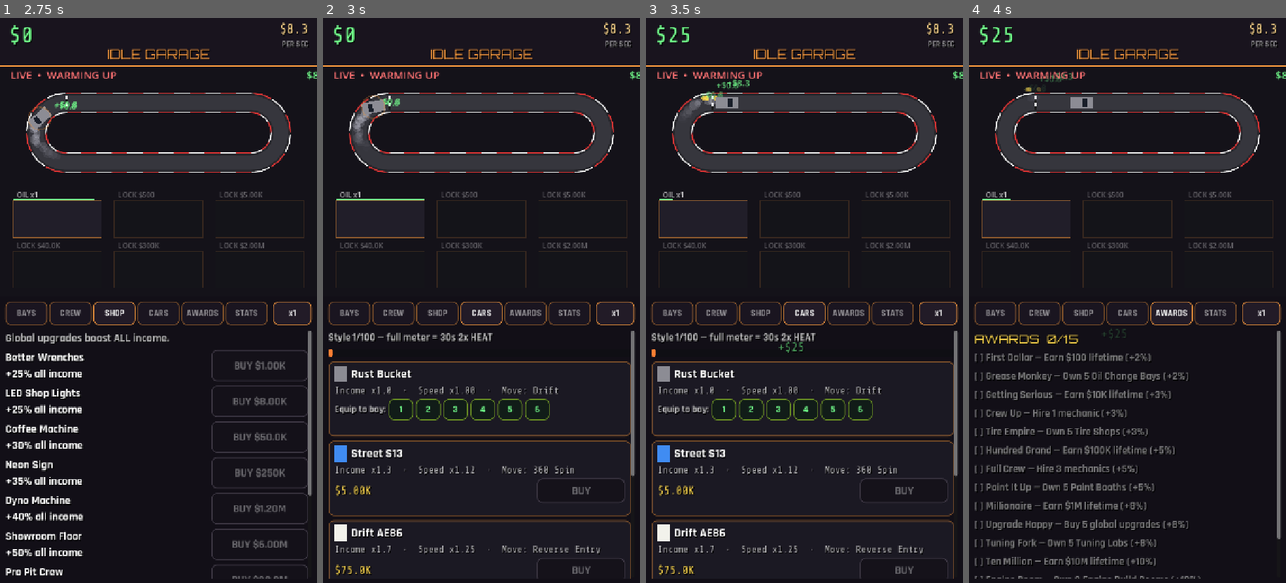
Above: before the commit, frames 1-4 (left to right).
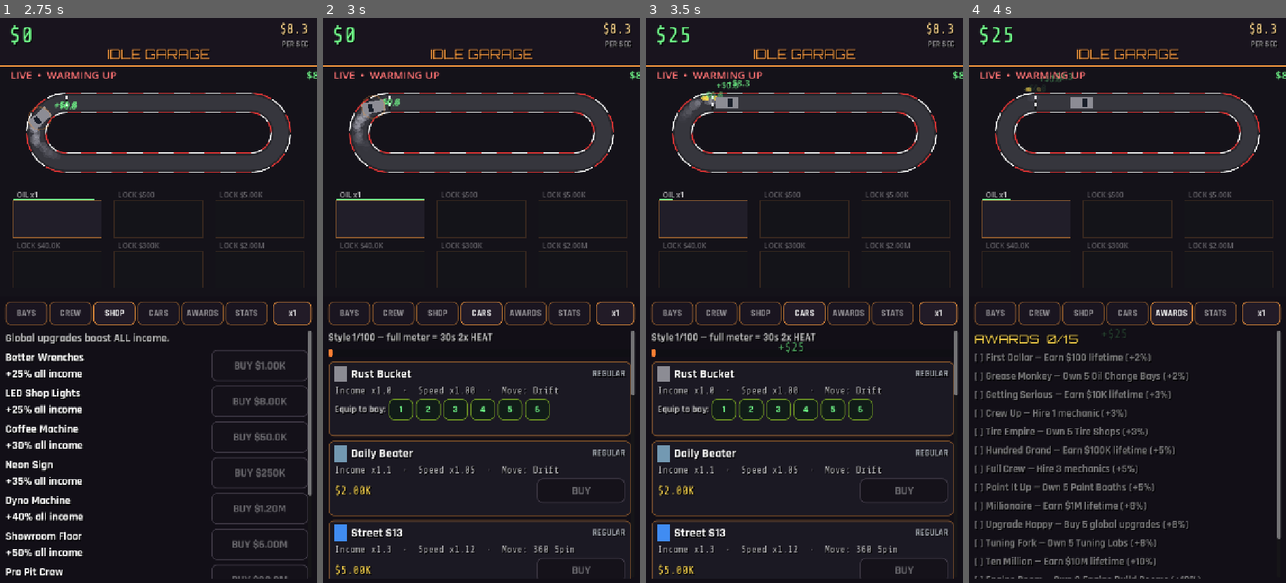
Above: after the commit, the same moments.

Repository: Thefreatbandz/idle-garage
Game: Godot game, scene res://scenes/main.tscn
The game is run twice, just before and just after one commit, with the same random seed, the same clock (stepped at 60 frames per second) and the same inputs.
Inputs:
- Up to frame 1 (2.75 s): click "BAYS" at 0.5 s; click "CREW" at 1.25 s; click "SHOP" at 2 s
- Up to frame 2 (3 s): click "CARS" at 2.75 s
- Up to frame 3 (3.5 s): no input
- Up to frame 4 (4 s): click "AWARDS" at 3.5 s

Frame 1 is identical in both runs. In frame 2, 1.4% of the frame differs, in the area x 3-99%, y 62-99%; in frame 3, 1.4%; in frame 4, nothing differs.

Commit message:
v5: button affordablity fix, 12 cars (4 rarities), liveries, rarity glow

Diff:
--- a/scripts/economy.gd
+++ b/scripts/economy.gd
@@ -39,15 +39,35 @@
 const COST_GROWTH := 1.15
 const MILESTONE_BONUS := 2.0  # x2 at 25/50/100/200 owned
 
-# Showroom cars: {name, cost, income (mult), speed (mult), style (pts/sec), move, color}
-# move: "drift" (normal), "spin" (360), "reverse" (reverse entry), "wall" (wall tap)
+# Showroom cars: {name, cost, income (mult), speed (mult), style (pts/sec), move, color, livery, rarity}
+# rarity: "regular" (+income), "rare" (+income/speed), "exotic" (+income/style),
+#         "legendary" (+income/speed/style, unique moves)
+# livery: "plain", "stripe", "number", "twotone"
 const CARS := [
-	{"name": "Rust Bucket", "cost": 0.0, "income": 1.0, "speed": 1.0, "style": 1.0, "move": "drift", "color": Color(0.55, 0.55, 0.58)},
-	{"name": "Street S13", "cost": 5000.0, "income": 1.3, "speed": 1.12, "style": 1.4, "move": "spin", "color": Color(0.25, 0.55, 0.95)},
-	{"name": "Drift AE86", "cost": 75000.0, "income": 1.7, "speed": 1.25, "style": 2.0, "move": "reverse", "color": Color(0.95, 0.95, 0.92)},
-	{"name": "Pro FD3S", "cost": 800000.0, "income": 2.2, "speed": 1.4, "style": 2.8, "move": "wall", "color": Color(0.95, 0.30, 0.25)},
-	{"name": "Legend R34", "cost": 8000000.0, "income": 3.0, "speed": 1.6, "style": 4.0, "move": "spin", "color": Color(0.35, 0.45, 0.95)},
+	# REGULAR — honest income
+	{"name": "Rust Bucket", "cost": 0.0, "income": 1.0, "speed": 1.0, "style": 1.0, "move": "drift", "color": Color(0.55, 0.55, 0.58), "livery": "plain", "rarity": "regular"},
+	{"name": "Daily Beater", "cost": 2000.0, "income": 1.15, "speed": 1.05, "style": 1.1, "move": "drift", "color": Color(0.45, 0.60, 0.70), "livery": "plain", "rarity": "regular"},
+	{"name": "Street S13", "cost": 5000.0, "income": 1.3, "speed": 1.12, "style": 1.4, "move": "spin", "color": Color(0.25, 0.55, 0.95), "livery": "stripe", "rarity": "regular"},
+	# RARE — income + speed
+	{"name": "Drift AE86", "cost": 75000.0, "income": 1.7, "speed": 1.25, "style": 2.0, "move": "reverse", "color": Color(0.95, 0.95, 0.92), "livery": "twotone", "rarity": "rare"},
+	{"name": "Turbo FC", "cost": 200000.0, "income": 1.9, "speed": 1.32, "style": 2.2, "move": "spin", "color": Color(0.90, 0.55, 0.20), "livery": "stripe", "rarity": "rare"},
+	{"name": "Grip R32", "cost": 400000.0, "income": 2.0, "speed": 1.38, "style": 2.4, "move": "reverse", "color": Color(0.30, 0.35, 0.45), "livery": "number", "rarity": "rare"},
+	# EXOTIC — income + style (faster HEAT)
+	{"name": "Pro FD3S", "cost": 800000.0, "income": 2.2, "speed": 1.4, "style": 2.8, "move": "wall", "color": Color(0.95, 0.30, 0.25), "livery": "number", "rarity": "exotic"},
+	{"name": "Carbon Supra", "cost": 2000000.0, "income": 2.5, "speed": 1.45, "style": 3.2, "move": "spin", "color": Color(0.20, 0.20, 0.22), "livery": "stripe", "rarity": "exotic"},
+	{"name": "Widebody NSX", "cost": 4000000.0, "income": 2.7, "speed": 1.5, "style": 3.5, "move": "reverse", "color": Color(0.95, 0.75, 0.20), "livery": "twotone", "rarity": "exotic"},
+	# LEGENDARY — everything, unique moves
+	{"name": "Legend R34", "cost": 8000000.0, "income": 3.0, "speed": 1.6, "style": 4.0, "move": "spin", "color": Color(0.35, 0.45, 0.95), "livery": "number", "rarity": "legendary"},
+	{"name": "Midnight S15", "cost": 15000000.0, "income": 3.5, "speed": 1.7, "style": 4.5, "move": "wall", "color": Color(0.15, 0.10, 0.35), "livery": "stripe", "rarity": "legendary"},
+	{"name": "Godzilla R35", "cost": 30000000.0, "income": 4.0, "speed": 1.8, "style": 5.0, "move": "spin", "color": Color(0.90, 0.90, 0.92), "livery": "number", "rarity": "legendary"},
 ]
+
+const RARITY_COLORS := {
+	"regular": Color(0.60, 0.62, 0.65),
+	"rare": Color(0.65, 0.40, 0.95),
+	"exotic": Color(1.0, 0.75, 0.25),
+	"legendary": Color(1.0, 0.35, 0.45),
+}
 
 # Achievements: {name, desc, kind, target, bonus}
 # kind: "lifetime" (earn X lifetime), "owned" (own X of generator idx),
--- a/scripts/main.gd
+++ b/scripts/main.gd
@@ -13,7 +13,7 @@
 var stars := 0  # prestige: reputation stars
 var prestige_count := 0
 var achievements := []  # unlocked indices into Economy.ACHIEVEMENTS
-var cars_owned := [true, false, false, false, false]
+var cars_owned := [true, false, false, false, false, false, false, false, false, false, false, false]
 var cars_equipped := [0, 0, 0, 0, 0, 0]  # car index per generator bay
 var style_meter := 0.0  # 0..100, fills from drifting
 var heat_timer := 0.0  # >0 = 2x HEAT bonus active
@@ -259,8 +259,8 @@
 	stars = int(d.get("stars", 0))
 	prestige_count = int(d.get("prestige_count", 0))
 	achievements = d.get("achievements", [])
-	var co: Array = d.get("cars_owned", [true, false, false, false, false])
-	for i in range(5):
+	var co: Array = d.get("cars_owned", [true, false, false, false, false, false, false, false, false, false, false, false])
+	for i in range(12):
 		cars_owned[i] = bool(co[i]) if i < co.size() else (i == 0)
 	var ce: Array = d.get("cars_equipped", [0, 0, 0, 0, 0, 0])
 	for i in range(6):
--- a/scripts/race_preview.gd
+++ b/scripts/race_preview.gd
@@ -59,6 +59,18 @@
 		var car: Dictionary = Economy.CARS[int(game.cars_equipped[i])]
 		return String(car["move"])
 	return "drift"
+
+func _car_livery(i: int) -> String:
+	if game:
+		var car: Dictionary = Economy.CARS[int(game.cars_equipped[i])]
+		return String(car["livery"])
+	return "plain"
+
+func _car_rarity(i: int) -> String:
+	if game:
+		var car: Dictionary = Economy.CARS[int(game.cars_equipped[i])]
+		return String(car["rarity"])
+	return "regular"
 
 func _bay_pos(i: int) -> Vector2:
 	var col := i % 3
@@ -300,7 +312,7 @@
 						extra_yaw = 0.6
 					_:
 						extra_yaw = 0.45
-			_draw_car(c["pos"], float(c["angle"]) + extra_yaw, drifting, _car_color(i))
+			_draw_car(c["pos"], float(c["angle"]) + extra_yaw, drifting, _car_color(i), _car_livery(i), _car_rarity(i))
 	# status
 	var st := "WARMING UP"
 	var nowned := _owned_count()
@@ -318,7 +330,7 @@
 	draw_string(ThemeDB.fallback_font, Vector2(w - 24, 28), ips,
 		HORIZONTAL_ALIGNMENT_RIGHT, -1, 24, Color(0.45, 1.0, 0.55))
 
-func _draw_car(p: Vector2, angle: float, drifting: bool, col: Color) -> void:
+func _draw_car(p: Vector2, angle: float, drifting: bool, col: Color, livery: String, rarity: String) -> void:
 	var yaw := angle  # angle already includes drift/move yaw from caller
 	var dir := Vector2(cos(yaw), sin(yaw))
 	var perp := Vector2(-dir.y, dir.x)
@@ -329,10 +341,37 @@
 		p - dir * l + perp * wd, p - dir * l - perp * wd,
 	])
 	draw_colored_polygon(body, col)
+	# livery designs
+	match livery:
+		"stripe":
+			# racing stripe down the middle
+			var st := PackedVector2Array([
+				p + dir * l - perp * wd * 0.3, p + dir * l + perp * wd * 0.3,
+				p - dir * l + perp * wd * 0.3, p - dir * l - perp * wd * 0.3,
+			])
+			draw_colored_polygon(st, Color(1, 1, 1, 0.85))
+		"number":
+			# door number roundel
+			draw_circle(p, 8.0, Color(1, 1, 1, 0.9))
+			draw_circle(p, 8.0, col.darkened(0.3), false, 2.0)
+		"twotone":
+			# two-tone: dark rear half
+			var rear := PackedVector2Array([
+				p - dir * l * 0.1 - perp * wd, p - dir * l * 0.1 + perp * wd,
+				p - dir * l + perp * wd, p - dir * l - perp * wd,
+			])
+			draw_colored_polygon(rear, col.darkened(0.45))
+	# windshield
 	var ws := PackedVector2Array([
 		p + dir * l * 0.45 - perp * wd * 0.7, p + dir * l * 0.45 + perp * wd * 0.7,
 		p + dir * l * 0.05 + perp * wd * 0.7, p + dir * l * 0.05 - perp * wd * 0.7,
 	])
 	draw_colored_polygon(ws, Color(0.1, 0.12, 0.16))
+	# rarity glow ring
+	var rcol: Color = Economy.RARITY_COLORS.get(rarity, Color(1, 1, 1, 0.3))
+	if rarity == "legendary":
+		draw_arc(p, 34.0, 0, TAU, 20, Color(rcol.r, rcol.g, rcol.b, 0.6), 3.0)
+	elif rarity == "exotic":
+		draw_arc(p, 32.0, 0, TAU, 20, Color(rcol.r, rcol.g, rcol.b, 0.4), 2.0)
 	if drifting:
 		draw_arc(p, 26.0, 0, TAU, 16, Color(1.0, 0.6, 0.2, 0.25), 3.0)
--- a/scripts/ui.gd
+++ b/scripts/ui.gd
@@ -249,7 +249,7 @@
 		var idx := i
 		btn.pressed.connect(func(): game.buy_mechanic(idx))
 		vb.add_child(hb)
-		_mech_btns.append({"label": nl, "btn": btn})
+		_mech_btns.append({"label": nl, "btn": btn, "idx": i})
 
 func _build_shop_panel() -> void:
 	var p: ScrollContainer = _panels[2]
@@ -289,12 +289,14 @@
 	_refresh_cars()
 
 var _cars_vb: VBoxContainer
+var _car_buy_btns := []  # {btn, cost} for live disabled updates
 
 func _refresh_cars() -> void:
 	if not _cars_vb:
 		return
 	for c in _cars_vb.get_children():
 		c.queue_free()
+	_car_buy_btns.clear()
 	# style meter header
 	var heat_txt := "HEAT ACTIVE! 2x income (%ds)" % int(game.heat_timer) if game.heat_timer > 0 else "Style %d/100 — full meter = 30s 2x HEAT" % int(game.style_meter)
 	var hm := _label(heat_txt, 24, Vector2(0, 0), FONT_HUD, Color(1.0, 0.5, 0.2) if game.heat_timer > 0 else Color(1, 1, 1, 0.7))
@@ -332,7 +334,7 @@
 		var cvb := VBoxContainer.new()
 		cvb.add_theme_constant_override("separation", 6)
 		card.add_child(cvb)
-		# name + color dot
+		# name + color dot + rarity
 		var nhb := HBoxContainer.new()
 		nhb.add_theme_constant_override("separation", 10)
 		cvb.add_child(nhb)
@@ -343,6 +345,9 @@
 		var nl := _label(String(car["name"]), 28, Vector2(0, 0), FONT_HUD, Color(1, 1, 1))
 		nl.size_flags_horizontal = Control.SIZE_EXPAND_FILL
 		nhb.add_child(nl)
+		var rr: String = car["rarity"]
+		var rl := _label(rr.to_upper(), 20, Vector2(0, 0), FONT_HUD, Economy.RARITY_COLORS[rr])
+		nhb.add_child(rl)
 		# stats
 		var move_names := {"drift": "Drift", "spin": "360 Spin", "reverse": "Reverse Entry", "wall": "Wall Tap"}
 		var sl := _label("Income x%.1f  ·  Speed x%.2f  ·  Move: %s" % [float(car["income"]), float(car["speed"]), move_names.get(String(car["move"]), "?")],
@@ -362,6 +367,7 @@
 			var cidx := ci
 			buy.pressed.connect(func(): game.buy_car(cidx))
 			buy.disabled = game.cash < float(car["cost"])
+			_car_buy_btns.append({"btn": buy, "cost": float(car["cost"]), "ci": ci})
 		else:
 			var ehb := HBoxContainer.new()
 			ehb.add_theme_constant_override("separation", 6)
@@ -472,16 +478,53 @@
 	_time += dt
 	_cash_l.text = "$%s" % BigNum.fmt(game.cash)
 	_ips_l.text = "$%s" % BigNum.fmt(game.income_per_sec())
-	# update generator bars + buy buttons (cheap enough every frame)
+	# update generator bars (every frame)
 	for i in range(6):
 		var c: Dictionary = _cards[i]
 		(c["bar"] as ProgressBar).value = game.progress[i]
+	# refresh button affordability 2x/sec (fixes stale disabled states)
+	_btn_t += dt
+	if _btn_t >= 0.5:
+		_btn_t = 0.0
+		_refresh_button_states()
 	# floating texts
 	for ft in _float_layer.get_children():
 		ft.position.y -= 60.0 * dt
 		ft.modulate.a -= dt * 0.8
 		if ft.modulate.a <= 0.0:
 			ft.queue_free()
+
+var _btn_t := 0.0
+
+func _refresh_button_states() -> void:
+	# generator buys
+	for i in range(6):
+		var c: Dictionary = _cards[i]
+		var g: Dictionary = Economy.GENERATORS[i]
+		var owned: int = game.owned[i]
+		var n: int = game.bulk if game.bulk > 0 else Economy.max_affordable(float(g["cost"]), owned, game.cash)
+		if n <= 0:
+			n = 1
+		var cost := Economy.bulk_cost(float(g["cost"]), owned, n)
+		(c["buy"] as Button).disabled = game.cash < cost
+	# crew
+	for e in _mech_btns:
+		var btn: Button = e["btn"]
+		var mi: int = e["idx"]
+		if not game.mechanics[mi]:
+			btn.disabled = game.cash < float(Economy.MECHANICS[mi]["cost"])
+	# shop
+	for e in _shop_btns:
+		var u: int = e["idx"]
+		var btn2: Button = e["btn"]
+		if u not in game.upgrades_bought:
+			btn2.disabled = game.cash < float(Economy.UPGRADES[u]["cost"])
+	# car buys
+	for e in _car_buy_btns:
+		var cb: Button = e["btn"]
+		var ci: int = e["ci"]
+		if not game.cars_owned[ci]:
+			cb.disabled = game.cash < float(e["cost"])
 
 func float_text(gen_idx: int, amount: float) -> void:
 	var l := _label("+$%s" % BigNum.fmt(amount), 28, Vector2(0, 0), FONT_MONO, Color(0.45, 1.0, 0.55))
Not shown, changed: build/web/index.html
Not shown, changed: build/web/index.pck
Not shown, changed: docs/index.html
Not shown, changed: docs/index.pck
